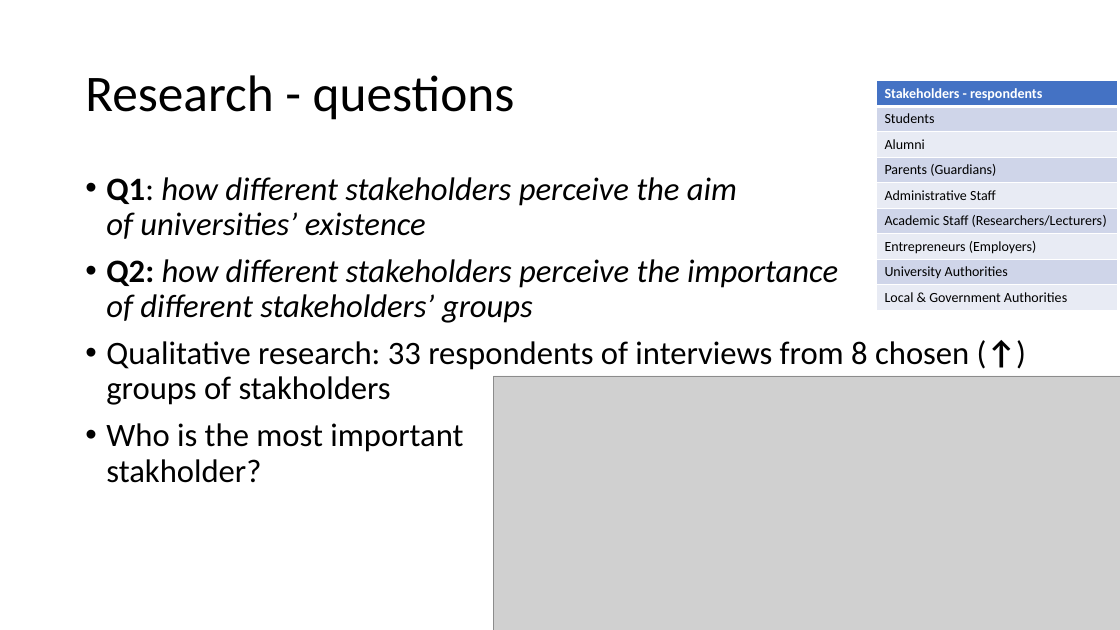
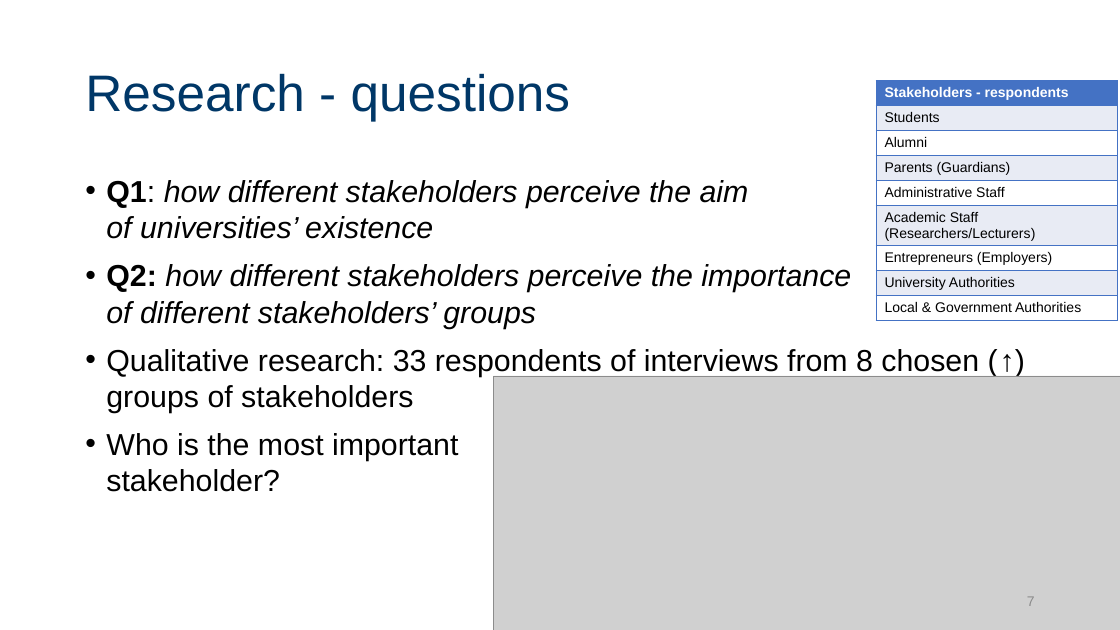
Before and after one commit to JeanPaulSzefler/doktorat_git, a slide deck: slide 7 of Egzaminy doktorskie/angielski/SSI_forHEI_QMS.pptx (slide 11 before the commit). Drawn at 1120x630 pixels with LibreOffice and Linux fonts; fonts in the diff are those of the drawing; grey boxes stand for pictures. Boxes give left, top, right and bottom in pixels: in the first picture for what was removed or moved away, otherwise in the second. Text is boxed around its words. In the diff, an @@ line names an element or a change of style, - is before the commit and + after.

```diff
--- a/Egzaminy doktorskie/angielski/SSI_forHEI_QMS.pptx
+++ b/Egzaminy doktorskie/angielski/SSI_forHEI_QMS.pptx
@@ title "Research - questions" at (85,73,571,121): font Calibri to Arial, text colour #000000 to #003767 @@
@@ table at (876,81,1117,324) @@
@@ fill #CFD5EA to #E9EBF5 in 4 cells @@
@@ fill #E9EBF5 to #FFFFFF in 4 cells @@
@@ font Calibri to Arial @@
@@ borders changed @@
@@ text at (106,180,851,329): size 28 to 26 pt, font Calibri to Arial in "Q1: how different stakeholders perceive the aim ...", "Q2: how different stakeholders perceive the importance ..."; line spacing 0.9 to 1 @@
@@ text at (106,349,979,492): text changed; size 28 to 26 pt; font Calibri to Arial @@
-• Qualitative research: 33 respondents of interviews from 8 chosen (↑) groups of stakholders
-• Who is the most important
-  stakholder?
+• Qualitative research: 33 respondents of interviews from 8 chosen (↑) groups of stakeholders
+• Who is the most important
+  stakeholder?
@@ page number added at (1027,596,1035,606), 12 pt, text #8C8C8C @@
+7
```
Also in this commit, not shown: 12 other slides changed, 1 slide added, 5 slides removed, 37 other files.
